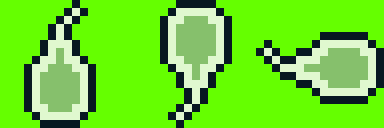
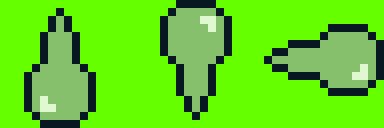
Layered file, before and after one edit (384px x 128px). Changes by layer:
added layer "right" (1st of 2) above "up" over (264, 24, 384, 96)
added layer "up" above "down" over (160, 8, 232, 120)
added layer "down" above "right" over (24, 8, 96, 120)
hid "right" (2nd of 2) over (24, 0, 384, 128)
